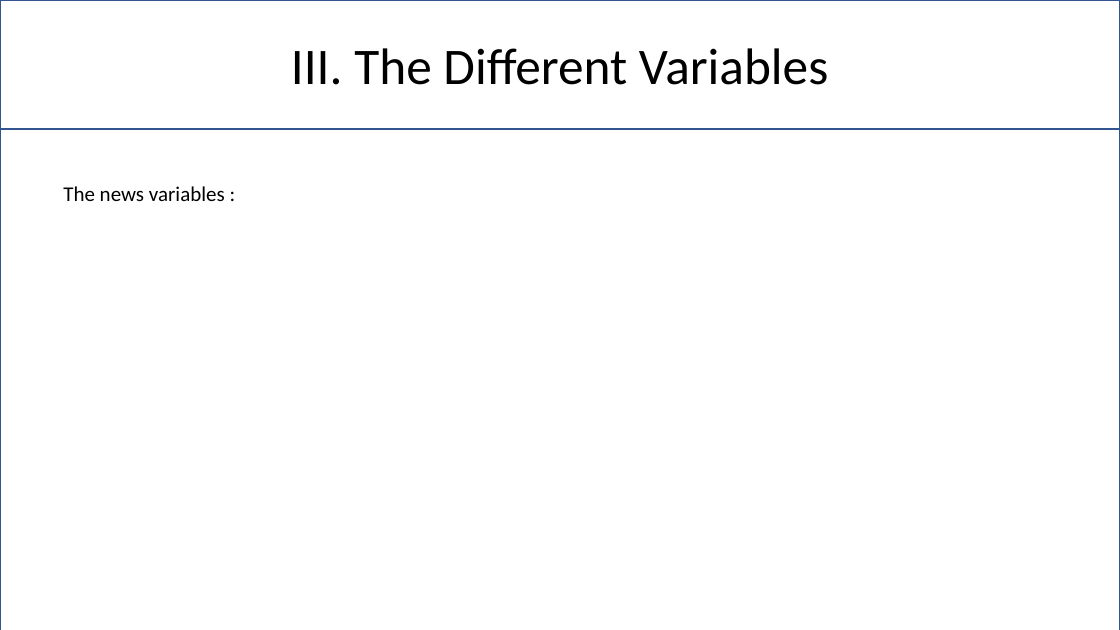
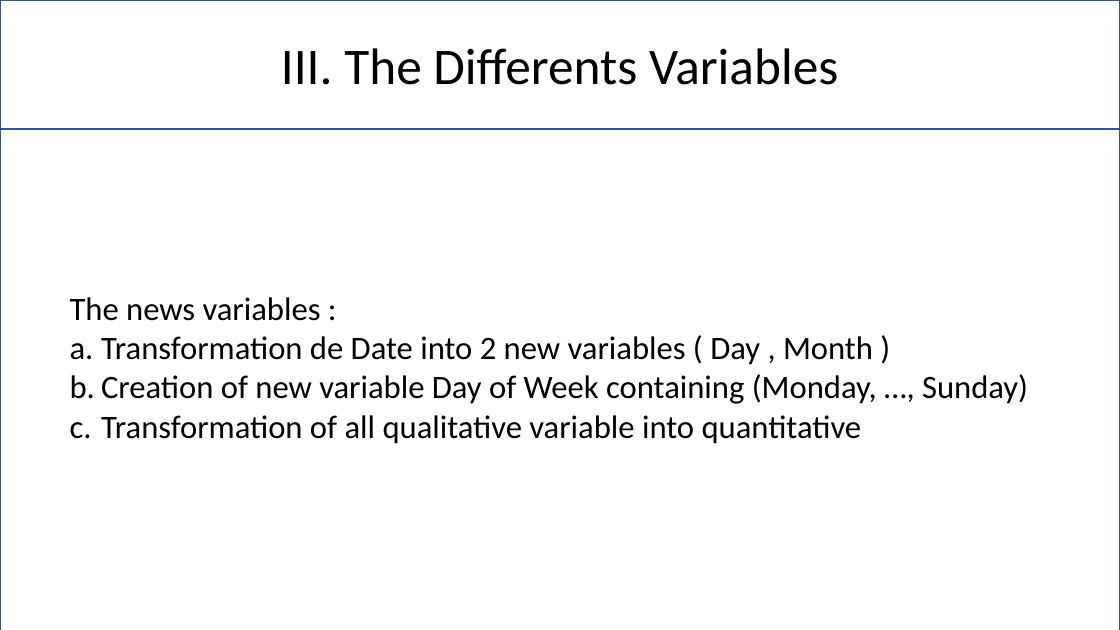
Before and after one commit to Pierre-Portfolio/Seoul-Bike-Sharing, a slide deck: slide 6 of livrable/rapport/SeoulPierreAnthony.pptx. Drawn at 1120x630 pixels with LibreOffice and Linux fonts; fonts in the diff are those of the drawing; background and template pictures are left out. Boxes give left, top, right and bottom in pixels: in the first picture for what was removed or moved away, otherwise in the second. Text is boxed around its words. In the diff, an @@ line names an element or a change of style, - is before the commit and + after.

```diff
--- a/livrable/rapport/SeoulPierreAnthony.pptx
+++ b/livrable/rapport/SeoulPierreAnthony.pptx
@@ text in rectangle at (281, 48, 838, 85): text changed @@
-III. The Different Variables
+III. The Differents Variables
@@ text "The news variables :": place and size @@
-text "The news variables :" at (63, 186, 225, 201)
+text "The news variables :" at (70, 297, 1028, 444)
@@ text at (70, 297, 321, 321): size 18 to 28 pt in "The news variables :" @@
@@ text at (101, 336, 1028, 444): paragraphs added @@
+a. Transformation de Date into 2 new variables ( Day , Month )
+b. Creation of new variable Day of Week containing (Monday, …, Sunday)
+c. Transformation of all qualitative variable into quantitative
```
Also in this commit, not shown: 4 other slides changed, 6 slides added.
